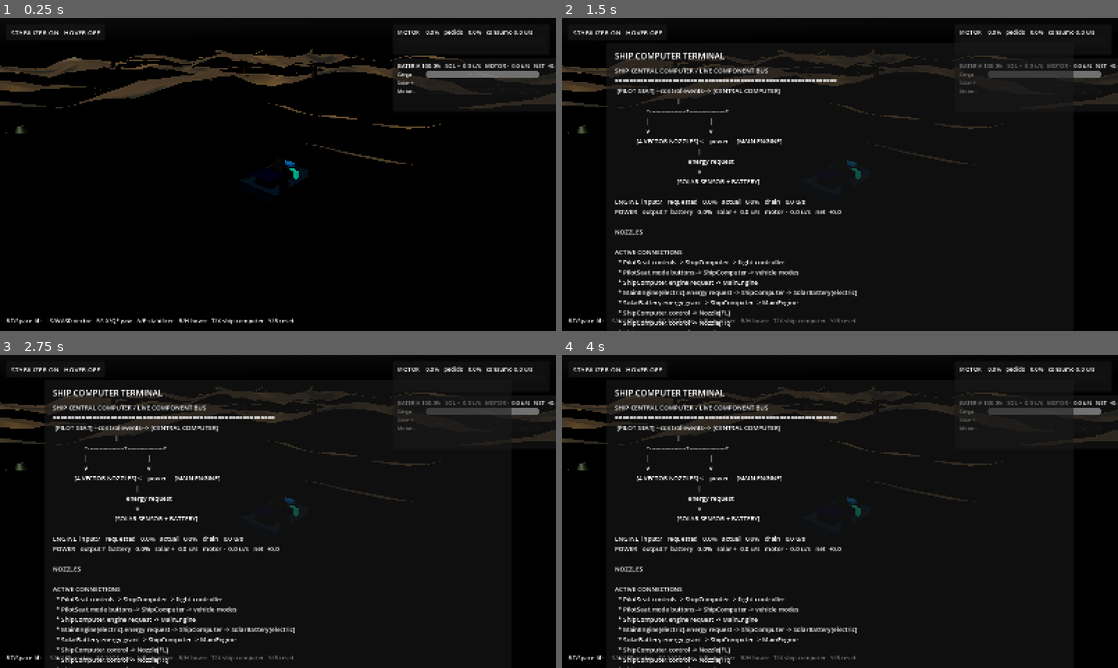
Above: before the commit, frames 1-4 (two rows, left to right).
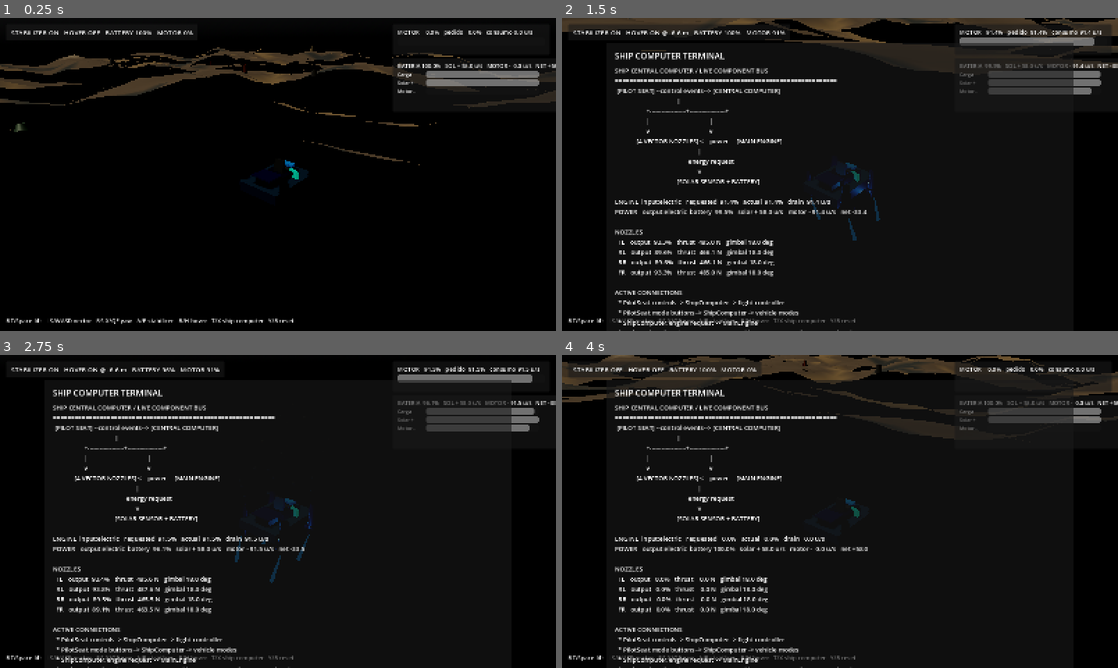
Above: after the commit, the same moments.

Repository: sebasu66/general
Game: Godot game, scene res://scenes/main.tscn
Two runs of this game, one before a commit and one after it. Both use one fixed random seed, a clock stepped at 60 frames per second and the inputs below.
Inputs:
- Up to frame 1 (0.25 s): no input
- Up to frame 2 (1.5 s): tap Enter at 0.5 s; hold D (vehicle_move_right) 0.53-1.28 s; tap T (vehicle_computer_toggle) at 0.6 s; hold S (vehicle_move_back) from 1.28 s (still down); tap H (vehicle_hover_toggle) at 1.35 s
- Up to frame 3 (2.75 s): release S (vehicle_move_back) at 2.03 s; hold D (vehicle_move_right) from 2.03 s (still down); tap Space (vehicle_lift) at 2.1 s
- Up to frame 4 (4 s): tap R (vehicle_reset) at 2.75 s; release D (vehicle_move_right) at 2.78 s; hold W (vehicle_move_forward) 2.78-3.53 s; tap F (vehicle_stabilizer_toggle) at 2.85 s; hold A (vehicle_move_left) from 3.53 s (still down); tap 2 (vehicle_thruster_2) at 3.6 s

The runs differ from the first frame. In frame 1, 4.4% of the frame differs, in the area x 0-100%, y 4-57%; in frame 2, 13%, in the area x 0-100%, y 0-100%; in frame 3, 8.9%; in frame 4, 13%.
Error before the commit: Invalid call. Nonexistent function 'configure_spawn_transform' in base 'RigidBody3D (VehicleLogic)'. (res://scripts/main.gd:36)

Commit message:
fix: persist terrain-derived vehicle spawn

Diff:
--- a/experiments/vector-thruster-prototype/scripts/vehicle/vehicle_logic.gd
+++ b/experiments/vector-thruster-prototype/scripts/vehicle/vehicle_logic.gd
@@ -213,6 +213,15 @@
     return _computer
 
 
+func configure_spawn_transform(spawn_transform: Transform3D) -> void:
+    global_transform = spawn_transform
+    _spawn_transform = spawn_transform
+    linear_velocity = Vector3.ZERO
+    angular_velocity = Vector3.ZERO
+    reset_physics_interpolation()
+    print("[VEHICLE] spawn configured at world y=%.2f" % _spawn_transform.origin.y)
+
+
 func _collect_thrusters() -> void:
     _thruster_nodes.clear()
     _mount_ids.clear()
